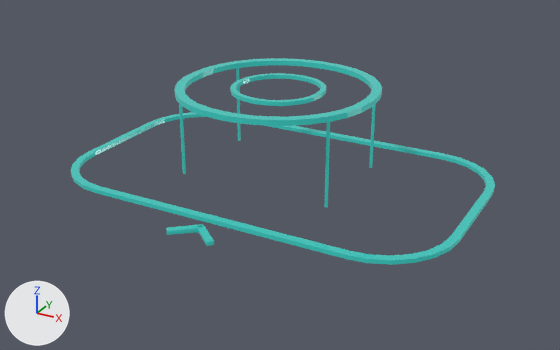
Two versions of the FBX model Assets/MuseDesk/Art/Models/Spatial/PlacementGhostPreview_Ceiling.fbx, one commit apart.
One viewpoint serves both versions: a camera (50 mm lens) standing at (0.533, -0.964, 0.338) and looking at (0.022, -0.035, -0.127). Arrows for +X, +Y and +Z are at lower left; the lights stay in place. The first picture is the older version. Where no turn or scale is listed for an object, it has been applied to the vertices.

The first picture shows 'PlacementGhostPreview_Ceiling_Mesh'.
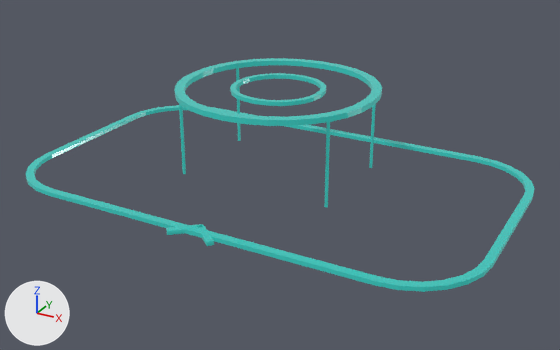
Pixel boxes (x1, y1, x2, y2) of what changed, in the pictures (560 x 350 px; the box of a moved part takes in the faces that stretch with it):
'PlacementGhostPreview_Ceiling_Mesh', reshaped (20% wider, 13% taller)
    before: (71, 58, 495, 265)
    after: (26, 58, 534, 292)
part 1 of me_placementghostpreview_ceiling_ceilingring_mesh, moved or reshaped
    before: (71, 151, 101, 193)
    after: (26, 153, 53, 196)
part 2 of me_placementghostpreview_ceiling_ceilingring_mesh, moved or reshaped
    before: (90, 112, 205, 156)
    after: (48, 105, 213, 158)
part 3 of me_placementghostpreview_ceiling_ceilingring_mesh, moved or reshaped
    before: (96, 187, 460, 265)
    after: (48, 189, 494, 292)
part 4 of me_placementghostpreview_ceiling_ceilingring_mesh, moved or reshaped
    before: (269, 126, 495, 242)
    after: (213, 107, 534, 266)

What changed in the scene script:
```text
Change me_placementghostpreview_ceiling_ceilingring_mesh:
    used by ob_placementghostpreview_ceiling_mesh; location = (0.0, 0.0, -0.005)
    remove me_placementghostpreview_ceiling_ceilingring_mesh.from_pydata(...)  # 544 vertices, 516 faces; spans x -0.31..0.31, y -0.245..0.19, z -0.138..0.004
    add me_placementghostpreview_ceiling_ceilingring_mesh.from_pydata(...)  # 544 vertices, 516 faces; spans x -0.364..0.364, y -0.245..0.205, z -0.138..0.004
    me_placementghostpreview_ceiling_ceilingring_mesh part 1: all 28 vertices in x -0.31..-0.2, y -0.19..-0.08, z -0.138..-0.132 are moved by (-0.054, -0.04, 0.0)
    me_placementghostpreview_ceiling_ceilingring_mesh part 2: all 28 vertices in x -0.31..-0.2, y 0.08..0.19, z -0.138..-0.132 are moved by (-0.054, 0.015, 0.0)
    me_placementghostpreview_ceiling_ceilingring_mesh part 3: all 28 vertices in x 0.2..0.31, y -0.19..-0.08, z -0.138..-0.132 are moved by (0.054, -0.04, 0.0)
    me_placementghostpreview_ceiling_ceilingring_mesh part 4: all 28 vertices in x 0.2..0.31, y 0.08..0.19, z -0.138..-0.132 are moved by (0.054, 0.015, 0.0)
```
